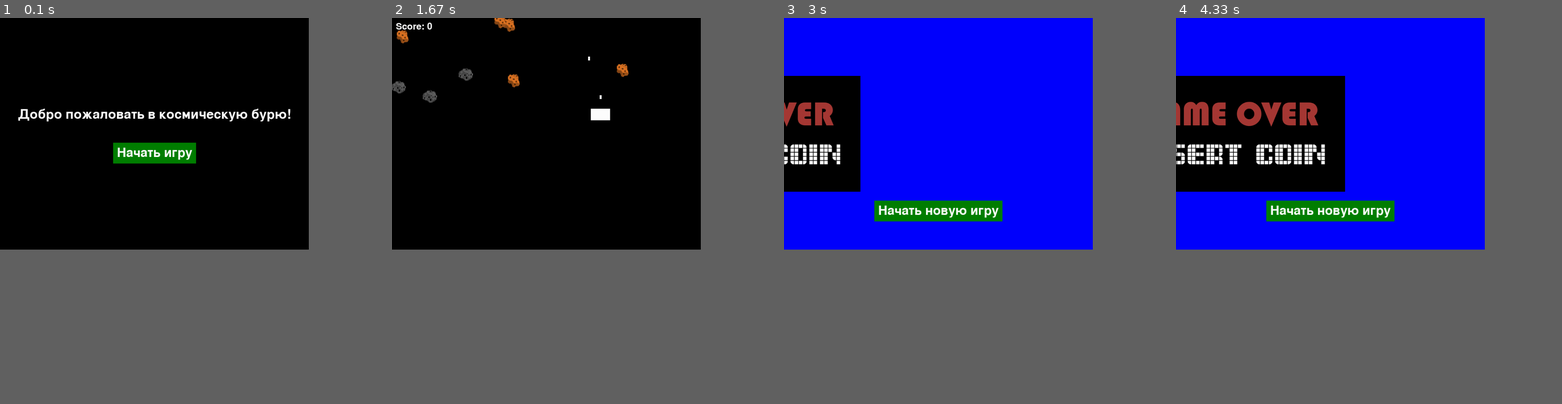
Above: before the commit, frames 1-4 (left to right).
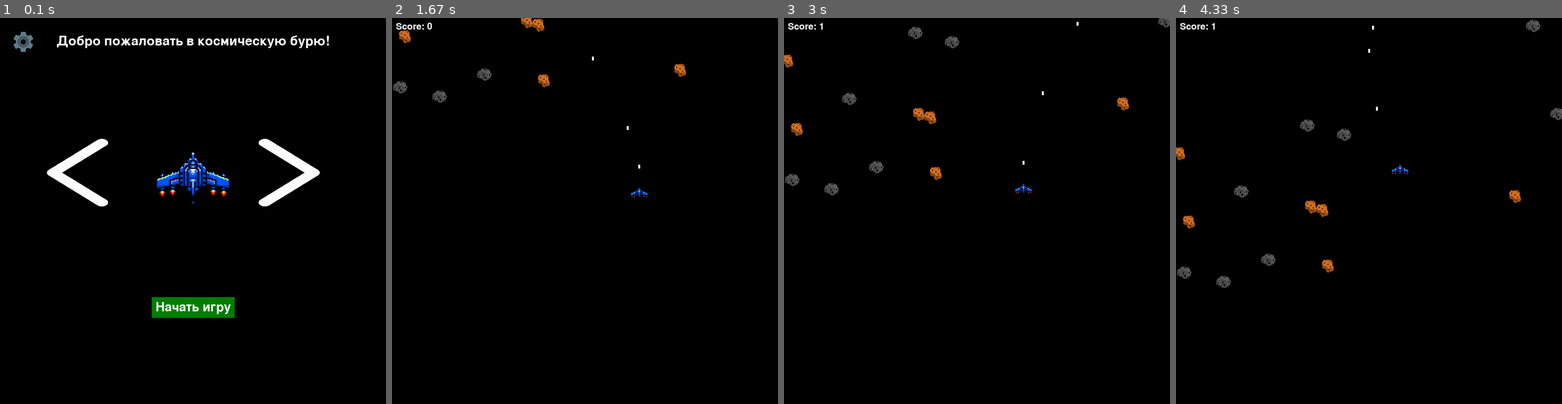
Above: after the commit, the same moments.

Repository: grigoriy-st/PyGame-project
Game: pygame game, started from src/main.py
Same seed, same stepped clock (60 frames per second), same inputs: the game is played once before the commit and once after it.
Inputs:
- Up to frame 1 (0.1 s): no input
- Up to frame 2 (1.67 s): click "Начать игру" at 0.38 s; tap Space at 0.67, 1.07, 1.37, 1.57 s; hold Right 1-1.47 s; hold Up from 1.5 s (still down)
- Up to frame 3 (3 s): release Up at 1.8 s; hold Right 1.83-2.3 s; tap Space at 1.9, 2.2, 2.4, 2.7, 2.97 s; hold Left 2.33-2.87 s; hold Down from 2.9 s (still down)
- Up to frame 4 (4.33 s): release Down at 3.2 s; hold Left 3.23-3.63 s; tap Space at 3.3, 3.6, 3.73, 4.13 s; hold Up 3.67-4.03 s; hold Right from 4.07 s (still down)
In our replay, the window is 720x540 before the commit and 900x900 after it. These sizes can differ from the game's own. Grey fills any space a smaller window leaves; there, only what the larger window draws over its background counts as a difference.

The runs differ from the first frame. In frame 1, 6.7% of the frame differs, in the area x 3-86%, y 3-78%; in frame 2, 1.3%; in frame 3, 44%, in the area x 0-100%, y 0-60%; in frame 4, 38%.

Commit message:
Добавил функционал выбора космолёта и кнопку настройки. Нужно исправить отображение скина космолёта после его выбора.

Diff:
--- a/src/game.py
+++ b/src/game.py
@@ -3,7 +3,7 @@
 import sys
 import random
 # Константы
-WIDTH, HEIGHT = 800, 600  # Ширина и высота окна
+WIDTH, HEIGHT = 1000, 1000  # Ширина и высота окна
 FPS = 60
 ASTEROID_SPAWN_RATE = 25  # Частота появления астероидов
 BULLET_SPEED = 10
@@ -15,6 +15,8 @@
 BLACK = (0, 0, 0)
 RED = (255, 0, 0)
 
+skin_index = 0
+img_skin_names = ['baseSkin', 'skin2', 'skin3', 'skin4', 'skin5']
 
 def load_image(fullname, colorkey=None):
     # если файл не существует, то выходим
@@ -55,8 +57,14 @@
     def __init__(self):
         super().__init__()
         self.image = pygame.Surface((50, 30))
-        self.image.fill(WHITE)
-        self.rect = self.image.get_rect(center=(WIDTH // 2, HEIGHT // 2))
+        # skin_name = img_skin_names[ skin_index % (len(img_skin_names)) ]
+        # self.img = pygame.image.load(f'assets/images/{skin_name}.png')
+        # self.rect = self.image.get_rect(center=(WIDTH // 2, HEIGHT // 2))
+        skin_name = img_skin_names[skin_index % len(img_skin_names)]
+        self.img = pygame.image.load(f'assets/images/{skin_name}.png')
+        self.img = pygame.transform.scale(self.img, (70, 70))  # Измените размер изображения, если необходимо
+        self.rect = self.img.get_rect(center=(WIDTH // 2, HEIGHT // 2))
+
 
     def update(self):
         keys = pygame.key.get_pressed()
@@ -78,14 +86,17 @@
         bullet = Bullet(self.rect.centerx, self.rect.top)
         return bullet
 
+    def draw(self, surface):
+        """ Метод для отрисовки игрока на экране. """
+        surface.blit(self.img, self.rect.topleft)
 
 class Asteroid(pygame.sprite.Sprite):
     def __init__(self):
         super().__init__()
         if random.randint(0,  2) == 1:
-            self.image = load_image('../assets/images/meteorit2.png')
+            self.image = load_image('assets/images/meteorit2.png')
         else:
-            self.image = load_image('../assets/images/meteorit.png')
+            self.image = load_image('assets/images/meteorit.png')
         self.image = pygame.transform.scale(self.image, (40, 40))
         self.rect = self.image.get_rect(center=(random.randint(0, WIDTH), 0))
 
@@ -121,19 +132,49 @@
 
     def show_welcome_screen(self):
         """ Отображение приветственного окна. """
+        skin_index = 0
+
         while True:
             self.screen.fill((0, 0, 0))
 
             # Главный текст
             welcome_text = self.font.render("Добро пожаловать в космическую бурю!", True, (255, 255, 255))
-            text_rect = welcome_text.get_rect(center=(WIDTH // 2, HEIGHT // 2 - 50))
+            text_rect = welcome_text.get_rect(center=(WIDTH // 2, 60 ))
             self.screen.blit(welcome_text, text_rect)
+
+            # Кнопка настройки
+            settings_btn = pygame.image.load('assets/images/settings.png')
+            settings_btn = pygame.transform.scale(settings_btn, (60, 60))
+            settings_btn_rect = settings_btn.get_rect()
+            settings_btn_rect.topleft = (30, 30)
+            self.screen.blit(settings_btn, (30, 30))
 
             # Кнопка для начала игры
             button_text = self.button_font.render("Начать игру", True, (255, 255, 255))
-            button_rect = button_text.get_rect(center=(WIDTH // 2, HEIGHT // 2 + 50))
+            button_rect = button_text.get_rect(center=(WIDTH // 2, HEIGHT // 2 + 250))
             pygame.draw.rect(self.screen, (0, 128, 0), button_rect.inflate(20, 20))  # Кнопка
             self.screen.blit(button_text, button_rect)
+
+            # Кнопка слева
+            left_arrow = pygame.image.load('assets/images/arrow.png')
+            left_arrow = pygame.transform.scale(left_arrow, (200, 200))
+            l_arrow_rect = left_arrow.get_rect()
+            l_arrow_rect.topleft = (100, 300)
+            self.screen.blit(left_arrow, (100, 300))
+
+            # Кнопка справа
+            right_arrow = pygame.image.load('assets/images/arrow.png')
+            right_arrow = pygame.transform.scale(right_arrow, (200, 200))
+            right_arrow = pygame.transform.flip(right_arrow, True, False)
+            r_arrow_rect = right_arrow.get_rect()
+            r_arrow_rect.topleft = (650, 300)
+            self.screen.blit(right_arrow, (650, 300))
+
+            # Скин на выбор
+            skin_name = img_skin_names[ skin_index % (len(img_skin_names)) ]
+            skin_img = pygame.image.load(f'assets/images/{skin_name}.png')
+            skin_img = pygame.transform.scale(skin_img, (300, 300))
+            self.screen.blit(skin_img, (350, 250))
 
             # Обработка событий
             for event in pygame.event.get():
@@ -143,9 +184,21 @@
                 if event.type == pygame.MOUSEBUTTONDOWN:
                     if button_rect.collidepoint(event.pos):
                         return
+
+                    # Выборка скина космолёта
+                    if l_arrow_rect.collidepoint(event.pos):
+                        skin_index -= 1
+
+                    if r_arrow_rect.collidepoint(event.pos):
+                        skin_index += 1
+
+                    if settings_btn_rect.collidepoint(event.pos):
+                        print("Ты кликнул по настройкам")
+
                 if event.type == pygame.KEYDOWN:
                     if event.key == pygame.K_SPACE:
                         return
+
 
             pygame.display.flip()
 
@@ -155,7 +208,7 @@
         blue = (0, 0, 255)
 
         try:
-            image = pygame.image.load('../assets/images/gameover.png')
+            image = pygame.image.load('assets/images/gameover.png')
 
         except pygame.error as e:
             print(f"Ошибка загрузки изображения: {e}")
@@ -262,6 +315,7 @@
             # Отрисовка
             self.screen.fill(BLACK)
             all_sprites.draw(self.screen)
+            player.draw(self.screen)
 
             # Отображение счета
             font = pygame.font.Font(None, 36)
Binary file added: assets/images/arrow.png
Binary file added: assets/images/settings.png
